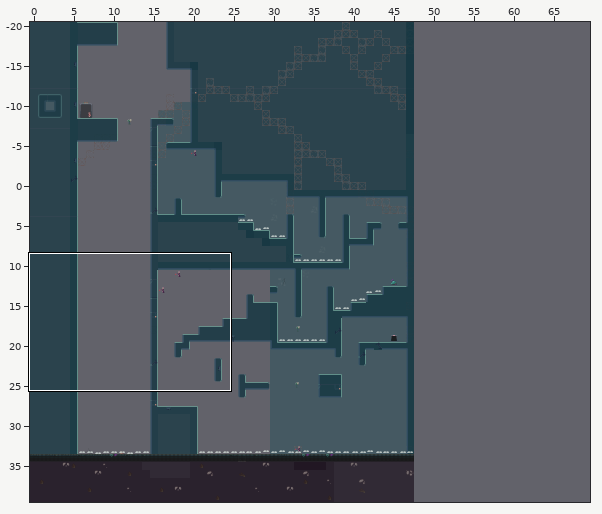
Tiled map (JSON): Eudaemon/assets/levels/level5.json. Above: a wide view before the commit, with the close-up outlined.
Close-up. Old version:
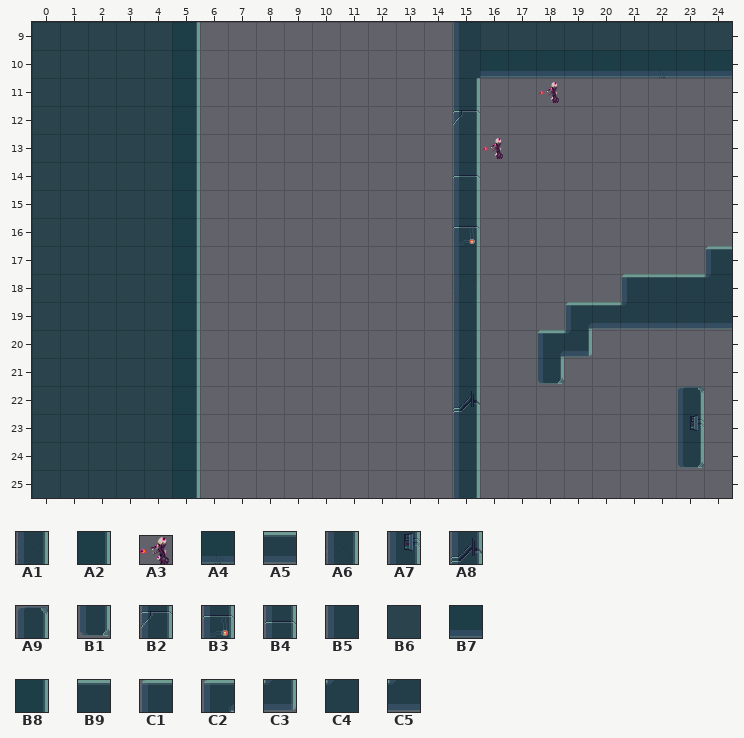
Cells are 32x32 px. Shown: x 0..24, y 9..25. The commit also changed other parts of the map, which this record leaves out. The old version is drawn lined up with the new one.
Key: from "Eudaemon Tilleset": A1 22 "Scaffolding1x1D", A2 60 "BGConcreteF", A3 85 "projectile", A4 133 "GrassC", A5 137 "MetalPlatformD", A6 148 "MetalPlatformDVert", A7 149 "MetalPlatformEVert", A8 150 "MetalPlatformFVert", A9 151 "MetalPlatformLeftEndVert", B1 152 "MetalPlatformRightEndVer", B2 153 "MetalPlatformAVert", B3 154 "MetalPlatformBVert", B4 155 "MetalPlatformCVert", B5 168 "MetalPlatformExteriorVer", B6 169 "MetalPlatformExteriorMid", B7 170 "MetalPlatformExterior", B8 171 "MetalPlatformExteriorVer", B9 172 "MetalPlatformExterior2", C1 175 "MetalPlatformExteriorCor", C2 178 "MetalPlatformCornerVert", C3 196 "MetalPlatformCornerVert3", C4 321 "MetalPlatformExteriorMid", C5 331 "MetalPlatformMidsection6".
__ is an empty cell.
Objects are placed by their top-left corner, in cells (3,4 is the top-left corner of cell 3,4); size is 1x1 cell unless given.
Layer "TileLayerBG2" before, first column x 0:
 9 B6 B6 B6 B6 B6 A2 __ __ __ __ __ __ __ __ __ __ B6 B6 B6 B6 B6 B6 B6 B6 B6
10 B6 B6 B6 B6 B6 A2 __ __ __ __ __ __ __ __ __ __ A2 A2 A2 A2 A2 A2 A2 A2 A2
11 B6 B6 B6 B6 B6 A2 __ __ __ __ __ __ __ __ __ __ __ __ __ __ __ __ __ __ __
12 B6 B6 B6 B6 B6 A2 __ __ __ __ __ __ __ __ __ __ __ __ __ __ __ __ __ __ __
13 B6 B6 B6 B6 B6 A2 __ __ __ __ __ __ __ __ __ __ __ __ __ __ __ __ __ __ __
14 B6 B6 B6 B6 B6 A2 __ __ __ __ __ __ __ __ __ __ __ __ __ __ __ __ __ __ __
15 B6 B6 B6 B6 B6 A2 __ __ __ __ __ __ __ __ __ __ __ __ __ __ __ __ __ __ __
16 B6 B6 B6 B6 B6 A2 __ __ __ __ __ __ __ __ __ __ __ __ __ __ __ __ __ __ __
17 B6 B6 B6 B6 B6 A2 __ __ __ __ __ __ __ __ __ __ __ __ __ __ __ __ __ __ __
18 B6 B6 B6 B6 B6 A2 __ __ __ __ __ __ __ __ __ __ __ __ __ __ __ __ __ __ __
19 B6 B6 B6 B6 B6 A2 __ __ __ __ __ __ __ __ __ __ __ __ __ __ __ __ __ __ __
20 B6 B6 B6 B6 B6 A2 __ __ __ __ __ __ __ __ __ __ __ __ __ __ __ __ __ __ __
21 B6 B6 B6 B6 B6 A2 __ __ __ __ __ __ __ __ __ __ __ __ __ __ __ __ __ __ __
22 B6 B6 B6 B6 B6 A2 __ __ __ __ __ __ __ __ __ __ __ __ __ __ __ __ __ __ __
23 B6 B6 B6 B6 B6 A2 __ __ __ __ __ __ __ __ __ __ __ __ __ __ __ __ __ __ __
24 B6 B6 B6 B6 B6 A2 __ __ __ __ __ __ __ __ __ __ __ __ __ __ __ __ __ __ __
25 B6 B6 B6 B6 B6 A2 __ __ __ __ __ __ __ __ __ __ __ __ __ __ __ __ __ __ __
Layer "TileLayerFG" before, first column x 0:
 9 __ __ __ __ __ B8 __ __ __ __ __ __ __ __ __ B5 __ __ __ __ __ __ __ __ __
10 __ __ __ __ __ B8 __ __ __ __ __ __ __ __ __ B5 B7 B7 B7 B7 B7 B7 B7 B7 B7
11 __ __ __ __ __ B8 __ __ __ __ __ __ __ __ __ A6 __ __ __ __ __ __ __ __ __
12 __ __ __ __ __ B8 __ __ __ __ __ __ __ __ __ B2 __ __ __ __ __ __ __ __ __
13 __ __ __ __ __ B8 __ __ __ __ __ __ __ __ __ A6 __ __ __ __ __ __ __ __ __
14 __ __ __ __ __ B8 __ __ __ __ __ __ __ __ __ B4 __ __ __ __ __ __ __ __ __
15 __ __ __ __ __ B8 __ __ __ __ __ __ __ __ __ A6 __ __ __ __ __ __ __ __ __
16 __ __ __ __ __ B8 __ __ __ __ __ __ __ __ __ B3 __ __ __ __ __ __ __ __ __
17 __ __ __ __ __ B8 __ __ __ __ __ __ __ __ __ A6 __ __ __ __ __ __ __ __ C1
18 __ __ __ __ __ B8 __ __ __ __ __ __ __ __ __ A6 __ __ __ __ __ C1 B9 B9 C4
19 __ __ __ __ __ B8 __ __ __ __ __ __ __ __ __ A6 __ __ __ C2 A5 C5 B7 B7 B7
20 __ __ __ __ __ B8 __ __ __ __ __ __ __ __ __ A6 __ __ C2 C3 __ __ __ __ __
21 __ __ __ __ __ B8 __ __ __ __ __ __ __ __ __ A6 __ __ B1 __ __ __ __ __ __
22 __ __ __ __ __ B8 __ __ __ __ __ __ __ __ __ A8 __ __ __ __ __ __ __ A9 __
23 __ __ __ __ __ B8 __ __ __ __ __ __ __ __ __ A6 __ __ __ __ __ __ __ A7 __
24 __ __ __ __ __ B8 __ __ __ __ __ __ __ __ __ A6 __ __ __ __ __ __ __ B1 __
25 __ __ __ __ __ B8 __ __ __ __ __ __ __ __ __ A6 __ __ __ __ __ __ __ __ __
Objects on layer "ObjectLayer" before:
A3 "Projectile" at 18.1,11.1 size 0.8x0.8
A3 "Projectile" at 16.1,13.1 size 0.8x0.8
Once edited:
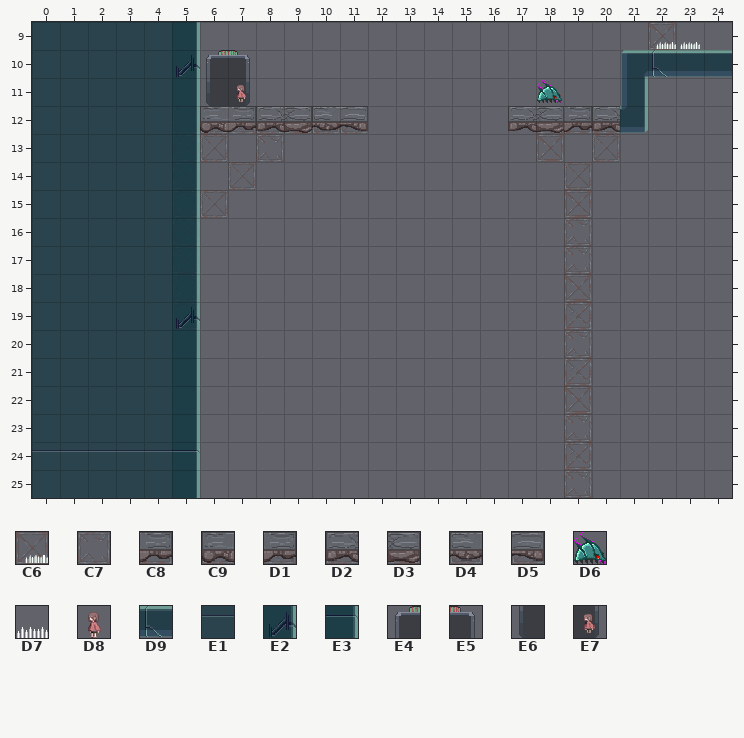
Further tiles: from "Eudaemon Tilleset": C6 19 "Scaffolding1x1A", C7 20 "Scaffolding1x1B", C8 21 "Scaffolding1x1C", C9 25 "ConcreteNoBottom2x1_1A", D1 26 "ConcreteNoBottom2x1_2A", D2 27 "ConcreteNoBottom2x1_1B", D3 28 "ConcreteNoBottom2x1_2B", D4 29 "ConcreteNoBottom2x1_1C", D5 30 "ConcreteNoBottom2x1_2C", D6 82 "goomba", D7 86 "spike", D8 87 "momo", D9 134 "MetalPlatformA", E1 211 "MetalPlatformExteriorAVe", E2 227 "MetalPlatformExteriorFVe", E3 232 "MetalPlatformExteriorAVe", E4 337 "entranceA", E5 338 "entranceB", E6 339 "entranceC", E7 340 "entranceD".
See-through tiles are keyed as they look on the map.
Change:
map size 48x60 -> 70x40 cells (old content now starts at 0,-20; both pictures use the new coordinates)
Layer "TileLayerBG2":
y 9: x 16..24 B6 B6 B6 B6 B6 B6 B6 B6 B6 -> __ __ __ __ __ __ __ __ __
y 10: x 16..24 A2 A2 A2 A2 A2 A2 A2 A2 A2 -> __ __ __ __ __ __ __ __ __
y 24: x 0..4 B6 B6 B6 B6 B6 -> E1 E1 E1 E1 E1
Layer "TileLayerBG":
y 9: x 22 __ -> C6
y 10: x 6..7 __ __ -> E4 E5; x 22 A4 -> __
y 11: x 6..7 __ __ -> E6 E7
y 12: x 6..11 __ __ __ __ __ __ -> A1 C7 A1 C6 A1 A1; x 18..20 __ __ __ -> C7 C8 C8
y 13: x 6 __ -> A1; x 8 __ -> C7; x 18 __ -> C6; x 20 __ -> A1
y 14: x 7 __ -> A1; x 19 __ -> A1
y 15: x 6 __ -> A1; x 19 __ -> C6
y 16..17: x 19 __ -> C7
y 18: x 15 A1 -> __; x 19 __ -> C6
y 19: x 5 __ -> C7; x 19 __ -> C8
y 20: x 19 __ -> C7
y 21: x 19 __ -> C8
y 22: x 19 __ -> C6
y 23: x 19 __ -> C7
y 24: x 19 __ -> C8
y 25: x 19 __ -> C7
Layer "TileLayerFG":
y 9: x 15 B5 -> __
y 10: x 5 B8 -> E2; x 15..24 B5 B7 B7 B7 B7 B7 B7 B7 B7 B7 -> __ __ __ __ __ __ C2 D9 A5 A5
y 11: x 15 A6 -> __; x 21 __ -> A6
y 12: x 6..11 __ __ __ __ __ __ -> C9 D1 D2 D3 D4 D5; x 15 B2 -> __; x 17..21 __ __ __ __ __ -> D2 D3 D1 D2 C3
y 13: x 15 A6 -> __
y 14: x 15 B4 -> __
y 15: x 15 A6 -> __
y 16: x 15 B3 -> __
y 17: x 15 A6 -> __; x 24 C1 -> __
y 18: x 15 A6 -> __; x 21..24 C1 B9 B9 C4 -> __ __ __ __
y 19: x 5 B8 -> E2; x 15 A6 -> __; x 19..24 C2 A5 C5 B7 B7 B7 -> __ __ __ __ __ __
y 20: x 15 A6 -> __; x 18..19 C2 C3 -> __ __
y 21: x 15 A6 -> __; x 18 B1 -> __
y 22: x 15 A8 -> __; x 23 A9 -> __
y 23: x 15 A6 -> __; x 23 A7 -> __
y 24: x 5 B8 -> E3; x 15 A6 -> __; x 23 B1 -> __
y 25: x 15 A6 -> __
Layer "ObjectLayer":
changed: outside this view -> D8 "StartingPoint" at 7.1,11.1 size 0.8x0.7
added: D7 "Spike" at 23.1,9.2 size 0.7x0.7
added: D7 "Spike" at 22.3,9.3 size 0.7x0.7
added: D6 "GoombaGuardian" at 18,11 size 0.9x0.9
removed: A3 "Projectile" at 18.1,11.1 size 0.8x0.8
removed: A3 "Projectile" at 16.1,13.1 size 0.8x0.8
Where, in picture pixels (left, top, right, bottom), the same in both close-ups:
changed: (452, 22, 732, 498)
changed: (173, 50, 368, 218)
changed: (173, 303, 200, 329)
changed: (32, 449, 200, 453)
